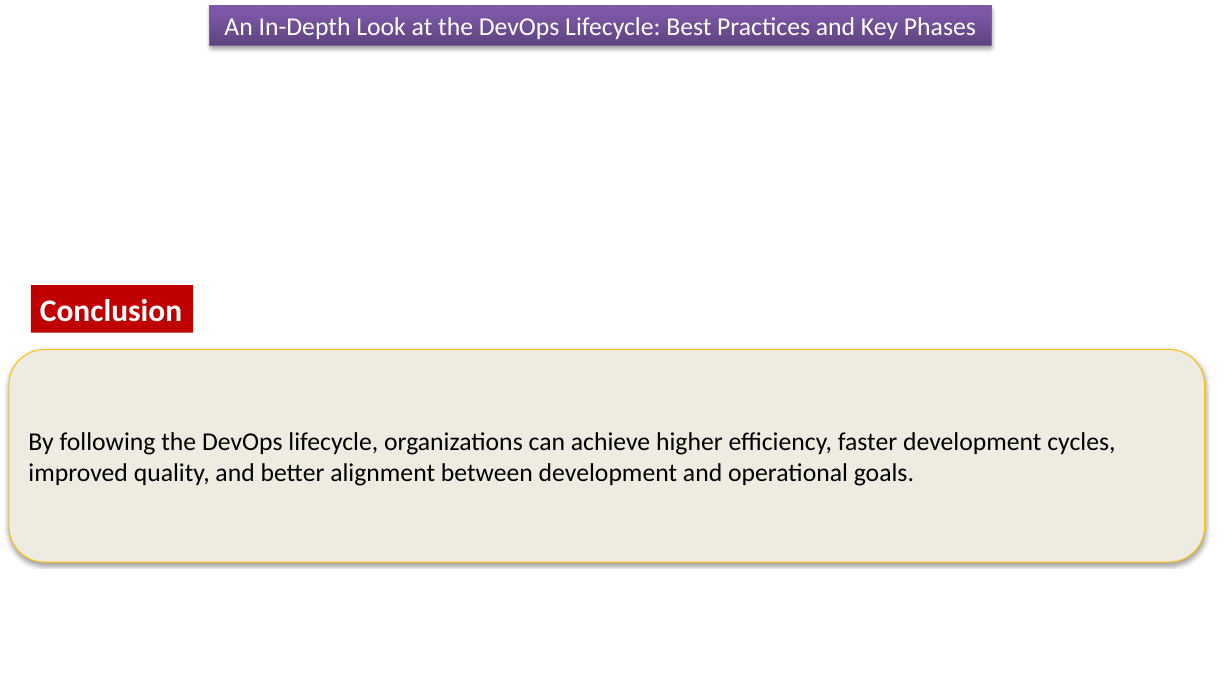
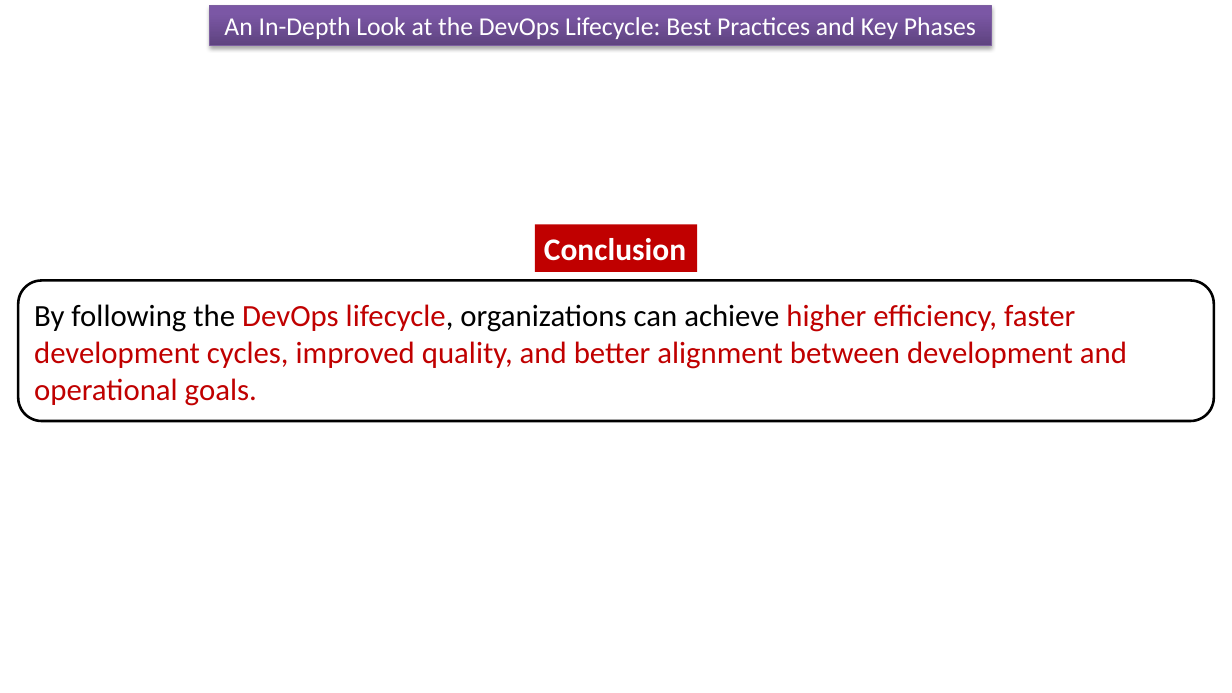
Before and after one commit to ramram43210/Java_2024, a slide deck: slide 12 of Devops_lifecycle_prof_Objectives/Devops_lifecycle_prof_Objectives.pptx. Drawn at 1232x693 pixels with LibreOffice and Linux fonts; fonts in the diff are those of the drawing. Boxes give left, top, right and bottom in pixels: in the first picture for what was removed or moved away, otherwise in the second. Text is boxed around its words. In the diff, an @@ line names an element or a change of style, - is before the commit and + after.

```diff
--- a/Devops_lifecycle_prof_Objectives/Devops_lifecycle_prof_Objectives.pptx
+++ b/Devops_lifecycle_prof_Objectives/Devops_lifecycle_prof_Objectives.pptx
@@ rectangle "Conclusion": place and size @@
-rectangle "Conclusion" at [30, 286, 193, 333]
+rectangle "Conclusion" at [535, 225, 698, 272]
@@ rounded rectangle "By following the DevOps lifecycle, ...": place and size @@
-rounded rectangle "By following the DevOps lifecycle, ..." at [9, 349, 1205, 562]
+rounded rectangle "By following the DevOps lifecycle, ..." at [18, 281, 1214, 421]
@@ rounded rectangle "By following the DevOps lifecycle, ..." at [18, 281, 1214, 421]: size 20 to 24 pt; text colour #000000 to #C00000 in "DevOps lifecycle, higher efficiency, faster development cycl ..."; fill #EEECE1 to #FFFFFF; outline #FFC000 0.75 pt to #000000 2 pt; shadow off @@
```
Also in this commit, not shown: 11 other slides changed, 1 slide removed.
